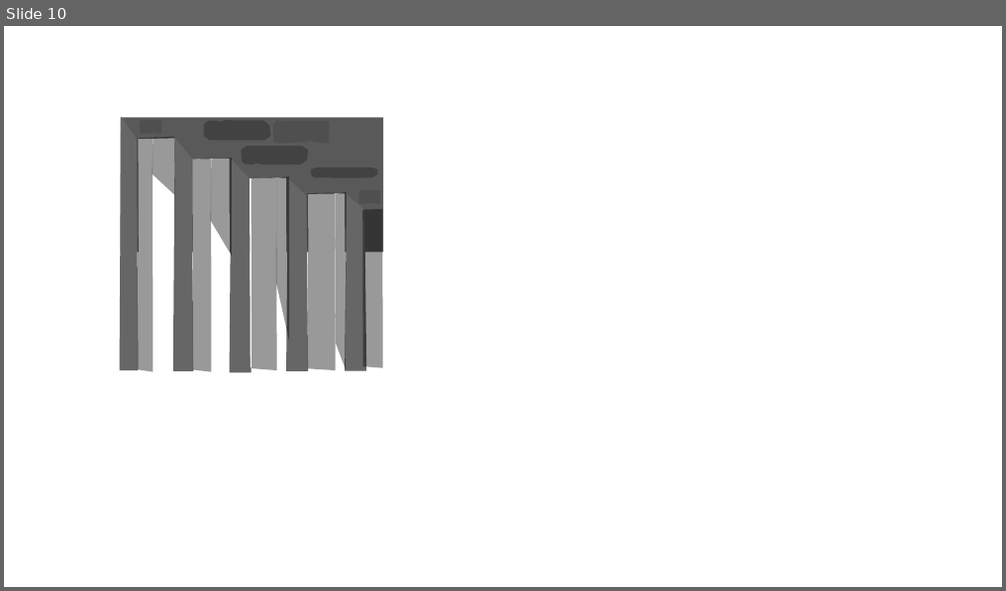
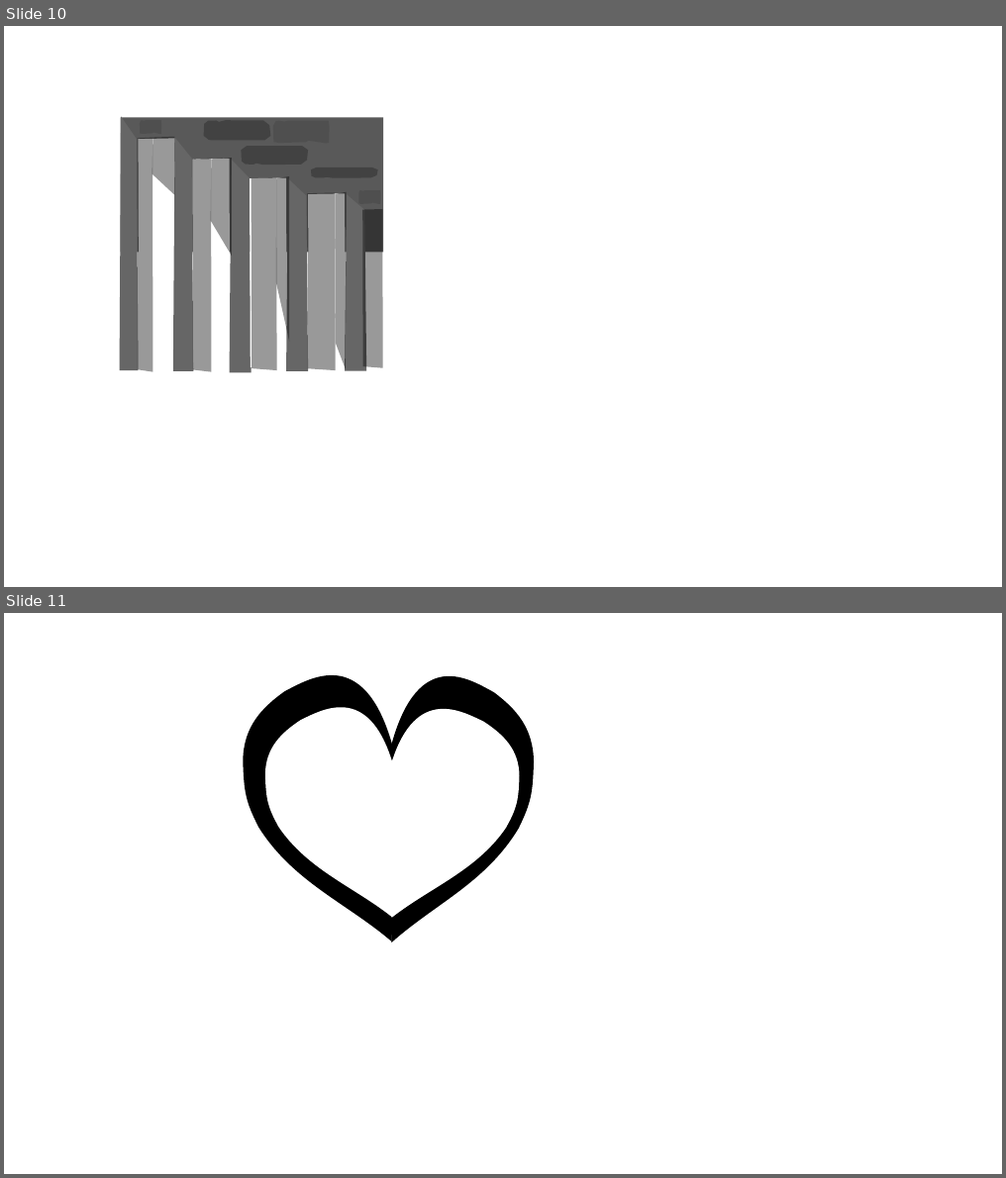
Before and after one commit to pointlesspun/TopDownShooter, a slide deck: Assets/Sprites/image sheet.pptx. Shown one above the other, each under a label of ours: slide 10 before the commit, slides 10 and 11 after it. The pictures are 1006x591 and 1006x1178 pixels, drawn with LibreOffice and Linux fonts; fonts in the diff are those of the drawing. Boxes give left, top, right and bottom in pixels: in the first picture for what was removed or moved away, otherwise in the second. Text is boxed around its words. In the diff, an @@ line names an element or a change of style, - is before the commit and + after.

```diff
--- a/Assets/Sprites/image sheet.pptx
+++ b/Assets/Sprites/image sheet.pptx
@@ slide 11 added at (x1=4, y1=613, x2=1002, y2=1174), background #FFFFFF @@
@@ freeform shape added at (x1=243, y1=675, x2=392, y2=942), fill #000000 @@
@@ freeform shape added at (x1=392, y1=676, x2=534, y2=943), fill #000000 @@
@@ freeform shape added at (x1=265, y1=707, x2=392, y2=917), fill #FFFFFF @@
@@ freeform shape added at (x1=392, y1=709, x2=520, y2=918), fill #FFFFFF @@
```
Also in this commit, not shown: 13 other files.
